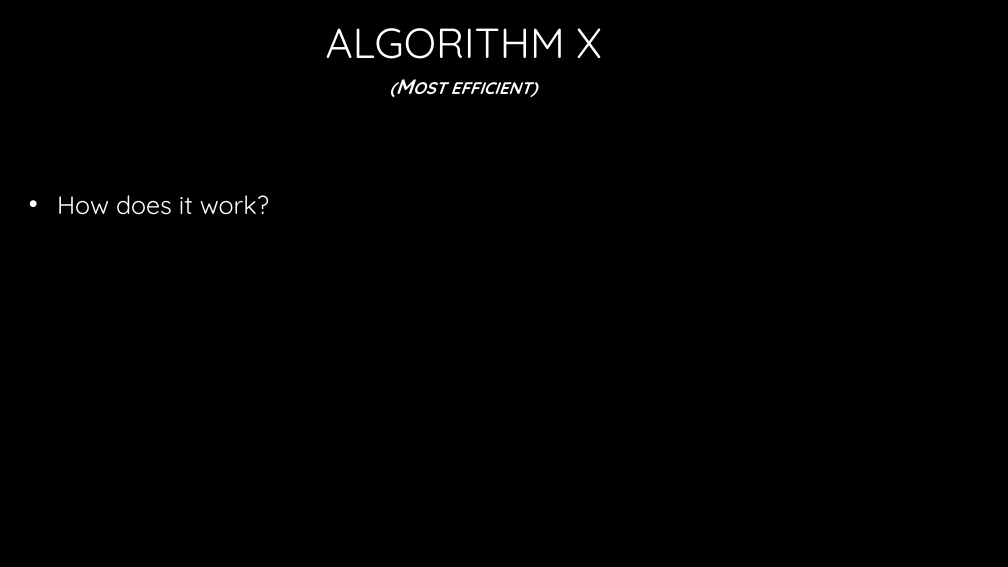
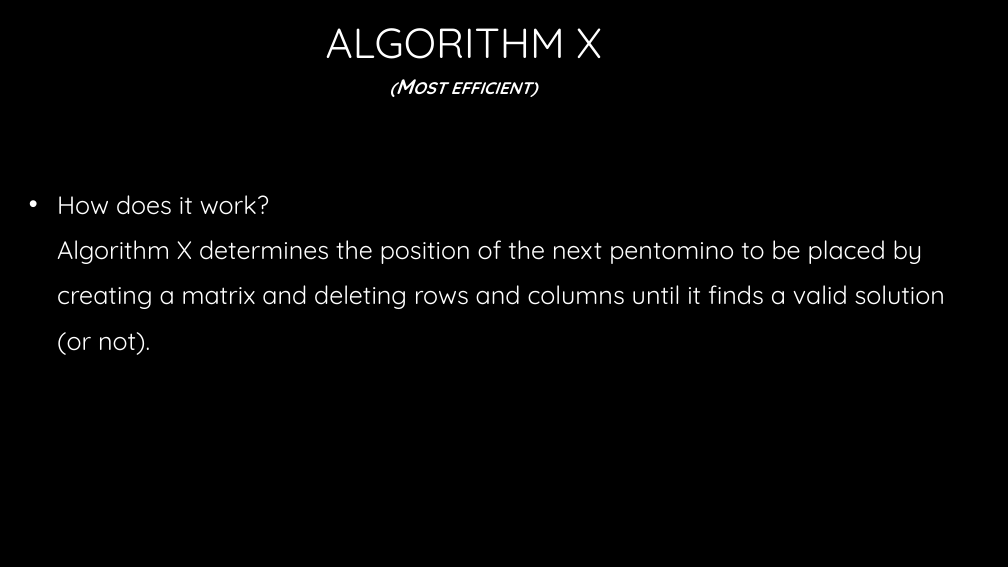
Before and after one commit to Hookz/pentominoes, a slide deck: slide 7 of Pentominoes.pptx (slide 8 before the commit). Drawn at 1008x567 pixels with LibreOffice and Linux fonts; fonts in the diff are those of the drawing; background and template pictures are left out. Boxes give left, top, right and bottom in pixels: in the first picture for what was removed or moved away, otherwise in the second. Text is boxed around its words. In the diff, an @@ line names an element or a change of style, - is before the commit and + after.

```diff
--- a/Pentominoes.pptx
+++ b/Pentominoes.pptx
@@ text at <box>57,195,945,355</box>: text changed @@
-• How does it work?
+• How does it work?
+  Algorithm X determines the position of the next pentomino to be placed by creating a matrix and deleting rows and columns until it finds a valid solution (or not).
```
Also in this commit, not shown: 4 other slides changed, 12 slides added, 3 slides removed.
